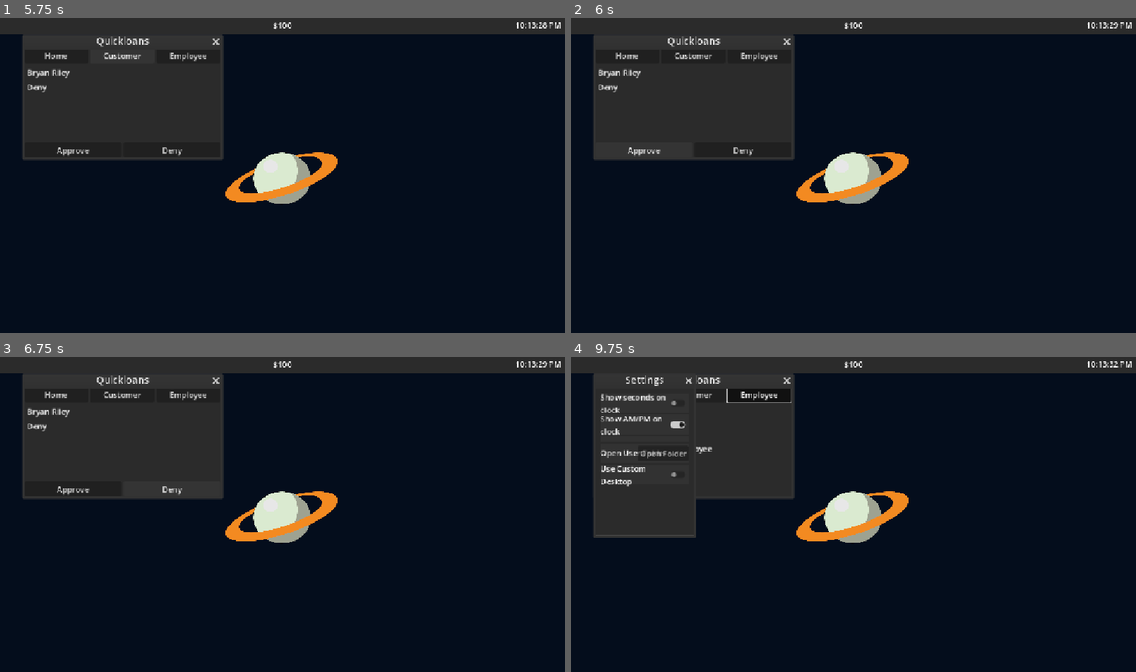
Above: before the commit, frames 1-4 (two rows, left to right).
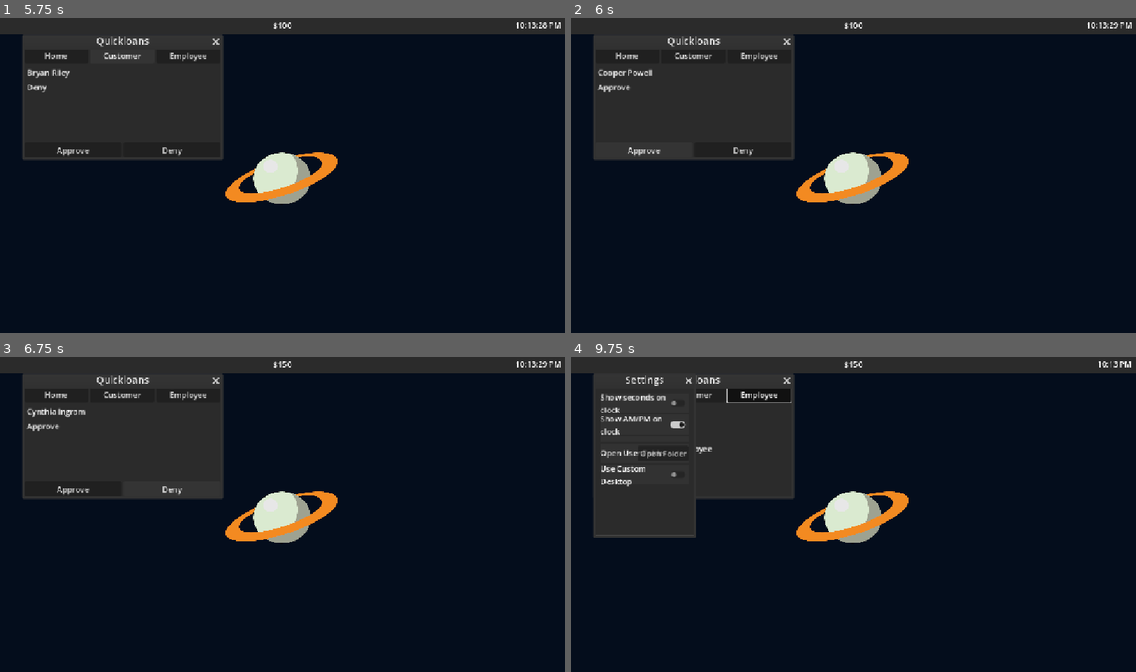
Above: after the commit, the same moments.

Repository: TotsllyRandom/employ-os
Game: Godot game, scene res://scenes/desktop.tscn
Same seed, same stepped clock (60 frames per second), same inputs: the game is played once before the commit and once after it.
Inputs (mouse positions are in pixels of both pictures, inside the frame that each line leads up to):
- Up to frame 1 (5.75 s): tap Enter at 0.5 s; move the mouse to (406, 159) at 0.52 s; hold Right 0.53-1.28 s; tap Alt at 0.6 s; click (406, 159) at 0.67 s; tap Space (Make Window Debug) at 1.25 s; move the mouse to (169, 191) at 1.27 s; hold Down 1.28-2 s; tap Shift at 1.35 s; click "Clock In (Start Shift)" at 2 s; click "Clock Out Early (End Shift)" at 2.75 s; click "Clock In (Start Shift)" at 3.5 s; click "Home" at 4.25 s; click "Customer" at 5 s
- Up to frame 2 (6 s): click "Approve" at 5.75 s
- Up to frame 3 (6.75 s): click "Deny" at 6.5 s
- Up to frame 4 (9.75 s): click "Employee" at 7.25 s; tap Enter at 8 s; move the mouse to (910, 442) at 8.02 s; hold Right 8.03-8.78 s; tap Alt at 8.1 s; tap Space (Make Window Debug) at 8.75 s; move the mouse to (825, 577) at 8.77 s; hold Up 8.78-9.5 s; tap Shift at 8.85 s; click (825, 577) at 8.92 s; click (678, 404) at 9.52 s

Frame 1 is identical in both runs. In frame 2, 0.2% of the frame differs, in the area x 4-15%, y 16-24%; in frame 3, 0.2%, in the area x 4-51%, y 1-24%; in frame 4, 0.1%.
Error before the commit: Invalid access to property or key 'required_education' on a base object of type 'Dictionary'. (res://scenes/apps/quickloans.gd:383)

Commit message:
V 0.3.0 - Playable Version

Diff:
--- a/scenes/apps/contacts.gd
+++ b/scenes/apps/contacts.gd
@@ -9,14 +9,20 @@
 
 
 # Called every frame. 'delta' is the elapsed time since the previous frame.
-func _process(delta: float) -> void:
+func _process(_delta: float) -> void:
 	if Customers.customer == {}:
 		$Usable.visible = false
 		return
+
 	$Usable.visible = true
+
 	$Usable/VBoxContainer/Name.text = Customers.customer.get("name")
-	$Usable/VBoxContainer/Job.text = Customers.customer.get("job")
-	$Usable/VBoxContainer/Age.text = str(Customers.customer.get("age"))
-	$Usable/VBoxContainer/Education.text = Customers.customer.get("education")
-	$Usable/VBoxContainer/Status.text = Customers.customer.get("status")
+	$Usable/VBoxContainer/Job.text = "Job: " + Customers.customer.get("job")
+	$Usable/VBoxContainer/Age.text = "Age: " + str(Customers.customer.get("age"))
 	$Usable/VBoxContainer/Credit.text = "Credit Score: " + str(Customers.customer.get("credit score"))
+	$Usable/VBoxContainer/Income.text = "Income: $" + str(Customers.customer.get("income"))
+	$Usable/VBoxContainer/Debt.text = "Debt: $" + str(Customers.customer.get("debt"))
+	$Usable/VBoxContainer/Employment.text = "Employment: " + str(Customers.customer.get("employment years")) + " years"
+	$Usable/VBoxContainer/Loan.text = "Loan Amount: $" + str(Customers.customer.get("loan amount"))
+	$Usable/VBoxContainer/DTI.text = "Debt-to-Income: " + str(Customers.customer.get("dti")) + "%"
+	$Usable/VBoxContainer/PaymentHistory.text = "Payment History: " + Customers.customer.get("payment history")
--- a/scenes/apps/contacts.tscn
+++ b/scenes/apps/contacts.tscn
@@ -35,11 +35,23 @@
 [node name="Job" type="Label" parent="Usable/VBoxContainer" unique_id=1751270422]
 layout_mode = 2
 
-[node name="Education" type="Label" parent="Usable/VBoxContainer" unique_id=221430700]
-layout_mode = 2
-
 [node name="Credit" type="Label" parent="Usable/VBoxContainer" unique_id=1696022666]
 layout_mode = 2
 
-[node name="Status" type="Label" parent="Usable/VBoxContainer" unique_id=453954833]
+[node name="Income" type="Label" parent="Usable/VBoxContainer" unique_id=1125795591]
 layout_mode = 2
+
+[node name="Debt" type="Label" parent="Usable/VBoxContainer" unique_id=2082870105]
+layout_mode = 2
+
+[node name="Employment" type="Label" parent="Usable/VBoxContainer" unique_id=1675111640]
+layout_mode = 2
+
+[node name="Loan" type="Label" parent="Usable/VBoxContainer" unique_id=708430405]
+layout_mode = 2
+
+[node name="DTI" type="Label" parent="Usable/VBoxContainer" unique_id=369625052]
+layout_mode = 2
+
+[node name="PaymentHistory" type="Label" parent="Usable/VBoxContainer" unique_id=1180587160]
+layout_mode = 2
--- a/scenes/apps/quickloans.gd
+++ b/scenes/apps/quickloans.gd
@@ -380,16 +380,32 @@
 	if Customers.customer["credit score"] >= guide["max_credit_score"]:
 		ret = "Deny"
 
-	if guide["required_education"].size() > 0:
-		if not Customers.customer["education"] in guide["required_education"]:
-			ret = "Deny"
-
-	if guide["allowed_statuses"].size() > 0:
-		if not Customers.customer["status"] in guide["allowed_statuses"]:
+	if Customers.customer["income"] < guide["min_income"]:
+		ret = "Deny"
+	if Customers.customer["income"] >= guide["max_income"]:
+		ret = "Deny"
+
+	if Customers.customer["debt"] >= guide["max_debt"]:
+		ret = "Deny"
+
+	if Customers.customer["employment years"] < guide["min_employment"]:
+		ret = "Deny"
+
+	if Customers.customer["loan amount"] < guide["min_loan"]:
+		ret = "Deny"
+	if Customers.customer["loan amount"] >= guide["max_loan"]:
+		ret = "Deny"
+
+	if Customers.customer["dti"] >= guide["max_dti"]:
+		ret = "Deny"
+
+	if guide["payment_history"].size() > 0:
+		if not Customers.customer["payment history"] in guide["payment_history"]:
 			ret = "Deny"
 
 	if result == ret:
 		PlayerData.player_data["money"] += 50
+
 	delete_customer(true)
 
 func loan_approved() -> void:
--- a/scenes/apps/settings.gd
+++ b/scenes/apps/settings.gd
@@ -6,6 +6,7 @@
 func _ready() -> void:
 	$Main/VBoxContainer/Show_seconds/CheckButton.button_pressed = Settings.show_seconds
 	$"Main/VBoxContainer/Show AMPM/CheckButton".button_pressed = Settings.show_AmPm
+	$"Main/VBoxContainer/UseCustomDesktop/CheckButton".button_pressed = Settings.use_custom_desktop
 
 
 
@@ -18,3 +19,7 @@
 func open_user_folder() -> void:
 	var path = ProjectSettings.globalize_path("user://")
 	OS.shell_open("file://" + path)
+
+
+func Change_show_seconds() -> void:
+	Settings.show_seconds = $Main/VBoxContainer/Show_seconds/CheckButton.button_pressed
--- a/scenes/apps/settings.tscn
+++ b/scenes/apps/settings.tscn
@@ -125,12 +125,12 @@
 grow_vertical = 2
 text = "Open Folder"
 
-[node name="UseCustomDesktop2" type="Panel" parent="Main/VBoxContainer" unique_id=2085042991]
+[node name="UseCustomDesktop" type="Panel" parent="Main/VBoxContainer" unique_id=2085042991]
 custom_minimum_size = Vector2(0, 40)
 layout_mode = 2
 theme_override_styles/panel = SubResource("StyleBoxFlat_1jiet")
 
-[node name="Label" type="Label" parent="Main/VBoxContainer/UseCustomDesktop2" unique_id=1991632857]
+[node name="Label" type="Label" parent="Main/VBoxContainer/UseCustomDesktop" unique_id=1991632857]
 layout_mode = 1
 anchors_preset = -1
 anchor_right = 0.8
@@ -141,7 +141,7 @@
 vertical_alignment = 1
 autowrap_mode = 2
 
-[node name="CheckButton" type="CheckButton" parent="Main/VBoxContainer/UseCustomDesktop2" unique_id=368137725]
+[node name="CheckButton" type="CheckButton" parent="Main/VBoxContainer/UseCustomDesktop" unique_id=368137725]
 layout_mode = 1
 anchors_preset = 6
 anchor_left = 1.0
@@ -154,4 +154,5 @@
 grow_horizontal = 0
 grow_vertical = 2
 
+[connection signal="pressed" from="Main/VBoxContainer/Show_seconds/CheckButton" to="." method="Change_show_seconds"]
 [connection signal="pressed" from="Main/VBoxContainer/OpenPlayerFolder/Button" to="." method="open_user_folder"]
--- a/scripts/desktop.gd
+++ b/scripts/desktop.gd
@@ -9,13 +9,14 @@
 
 # Called when the node enters the scene tree for the first time.
 func _ready() -> void:
-	check_settings()
+	check_settings(["desktop"])
 	Settings.settings_changed.connect(check_settings)
 
-func check_settings():
+func check_settings(status:Array):
 	if Settings.top_bar_size != top_bar.size.y:
 		top_bar.size.y = Settings.top_bar_size
-	$desktopImage.texture = PlayerData.get_desktop()
+	if status.has("desktop"):
+		$desktopImage.texture = PlayerData.get_desktop()
 
 # Called every frame. 'delta' is the elapsed time since the previous frame.
 func _process(_delta: float) -> void:
